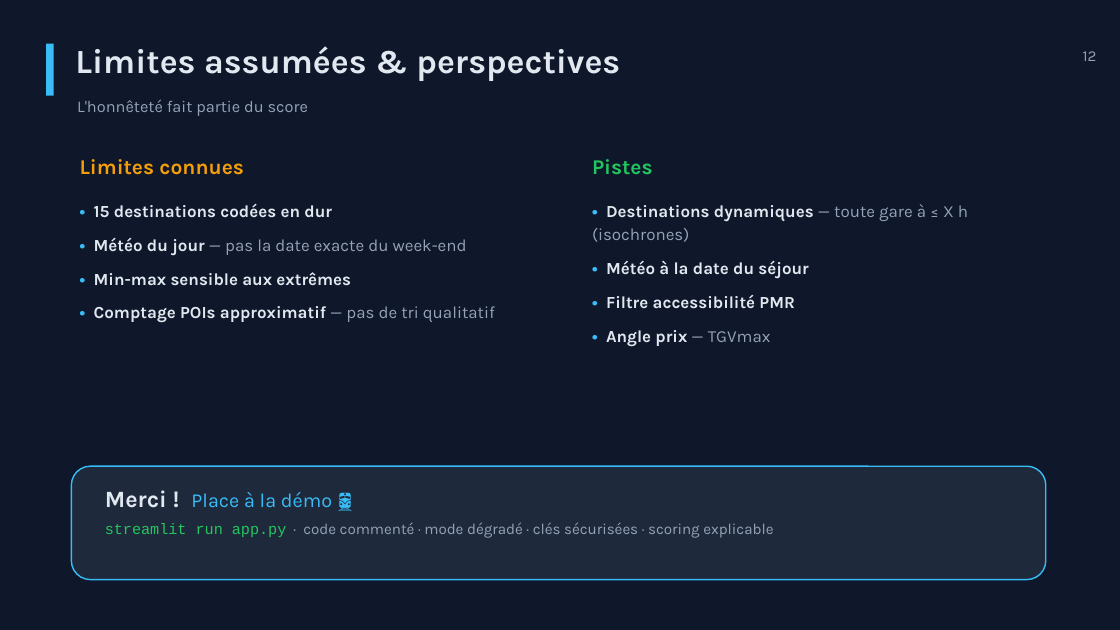
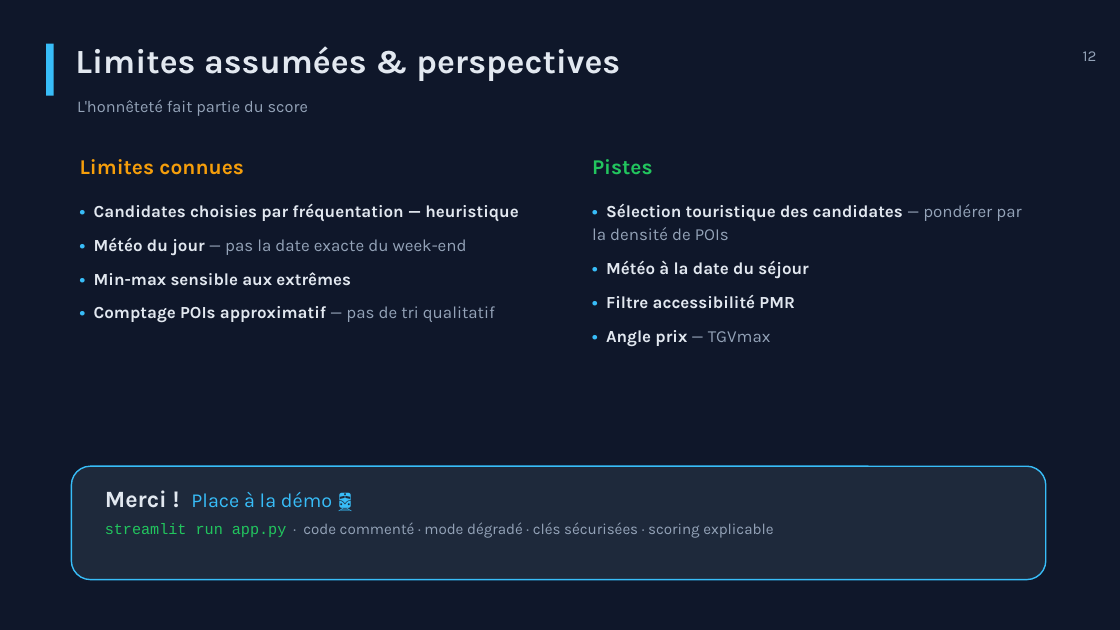
Before and after one commit to ilya32e/Tourisme-en-train, a slide deck: slide 12 of docs/presentation_escapade_v2.pptx. Drawn at 1120x630 pixels with LibreOffice and Linux fonts; fonts in the diff are those of the drawing. Boxes give left, top, right and bottom in pixels: in the first picture for what was removed or moved away, otherwise in the second. Text is boxed around its words. In the diff, an @@ line names an element or a change of style, - is before the commit and + after.

```diff
--- a/docs/presentation_escapade_v2.pptx
+++ b/docs/presentation_escapade_v2.pptx
@@ text at (94, 204, 518, 221): text changed @@
-• 15 destinations codées en dur
+• Candidates choisies par fréquentation — heuristique
@@ text at (592, 204, 1021, 240): text changed; text colour #94A3B8 to #E2E8F0; bold on @@
-• Destinations dynamiques — toute gare à ≤ X h (isochrones)
+• Sélection touristique des candidates — pondérer par la densité de POIs
```
Also in this commit, not shown: 3 other slides changed, 5 other files.
